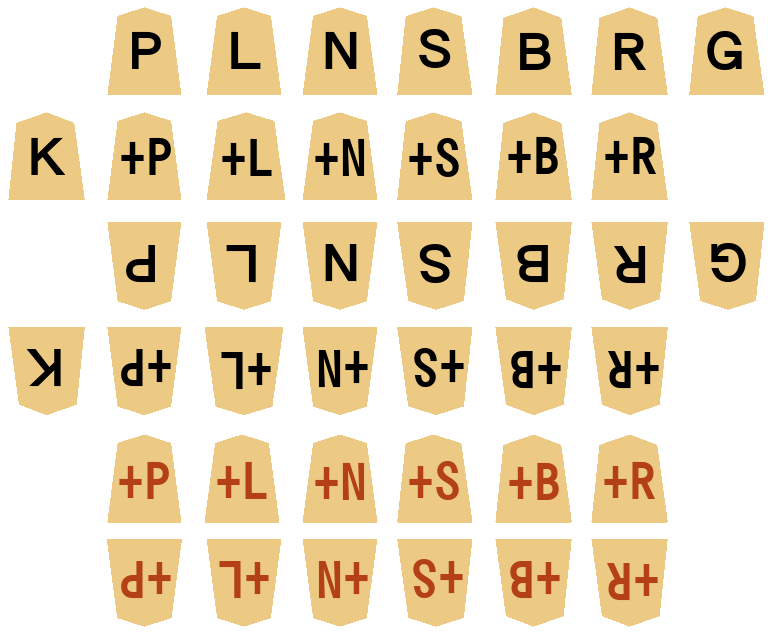
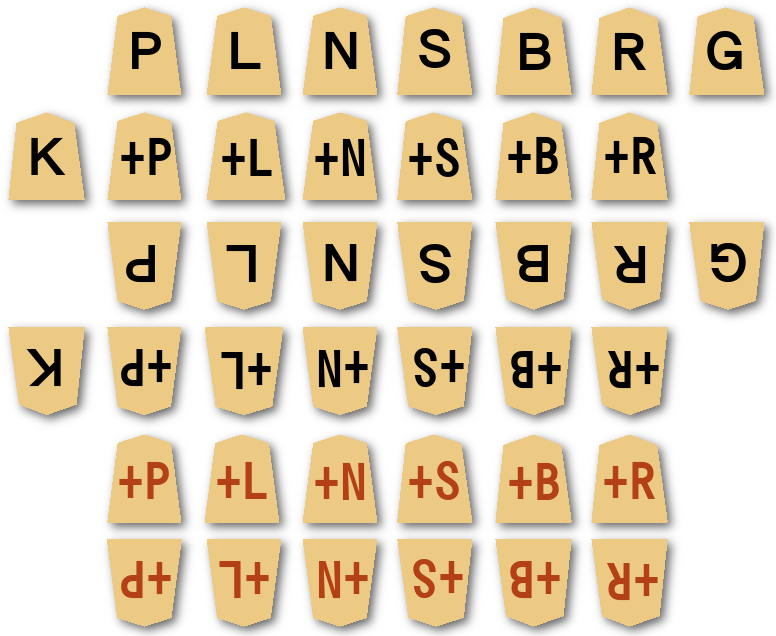
Revision of a layered 776×636 image; what changed, layer by layer:
added layer "Drop Shadow" (60%) over left=3, top=2, right=776, bottom=636
